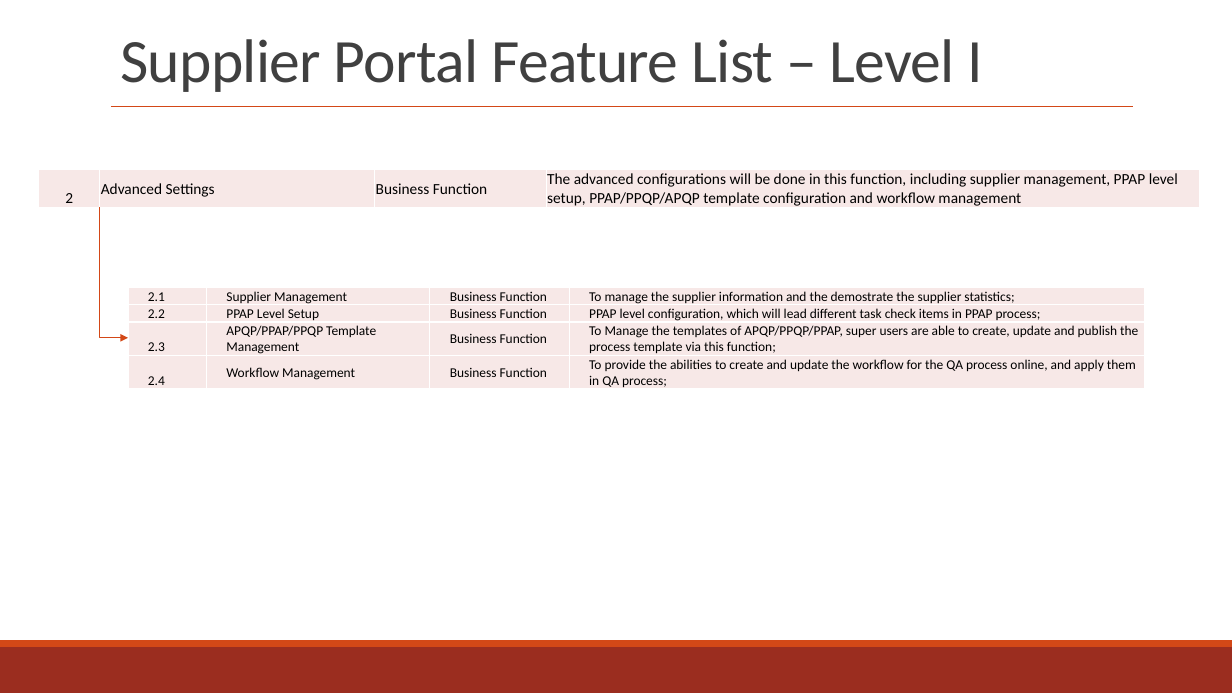
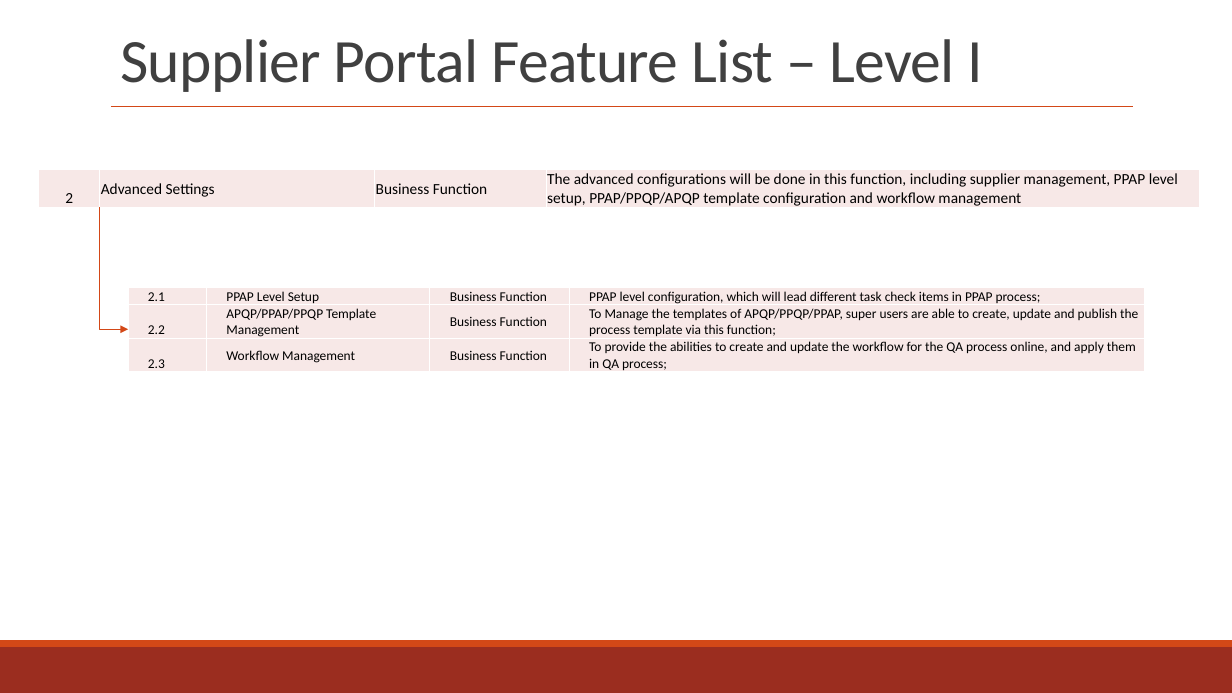
Before and after one commit to zyw9963/YFVE-supplier-portal, a slide deck: slide 3 of projects/YanFeng/02 System Design/User Stories/Flowcharts/Supplier FlowCharts & UX.pptx. Drawn at 1232x693 pixels with LibreOffice and Linux fonts; fonts in the diff are those of the drawing. Boxes give left, top, right and bottom in pixels: in the first picture for what was removed or moved away, otherwise in the second. Text is boxed around its words. In the diff, an @@ line names an element or a change of style, - is before the commit and + after.

```diff
--- a/projects/YanFeng/02 System Design/User Stories/Flowcharts/Supplier FlowCharts & UX.pptx
+++ b/projects/YanFeng/02 System Design/User Stories/Flowcharts/Supplier FlowCharts & UX.pptx
@@ elbow arrow moved from (100, 207) - (128, 338) to (100, 207) - (128, 329) @@
@@ table at bbox=[128, 287, 1145, 375] @@
-row 1: 2.1 | Supplier Management | Business Function | To manage the supplier information and the demostrate the supplier statistics;
-row 2: 2.2 | PPAP Level Setup | Business Function | PPAP level configuration, which will lead different task check items in PPAP process;
-row 3: 2.3 | APQP/PPAP/PPQP Template Management | Business Function | To Manage the templates of APQP/PPQP/PPAP, super users are able to create, update and publish the process template via this function;
-row 4: 2.4 | Workflow Management | Business Function | To provide the abilities to create and update the workflow for the QA process online, and apply them in QA process;
+row 1: 2.1 | PPAP Level Setup | Business Function | PPAP level configuration, which will lead different task check items in PPAP process;
+row 2: 2.2 | APQP/PPAP/PPQP Template Management | Business Function | To Manage the templates of APQP/PPQP/PPAP, super users are able to create, update and publish the process template via this function;
+row 3: 2.3 | Workflow Management | Business Function | To provide the abilities to create and update the workflow for the QA process online, and apply them in QA process;
```
Also in this commit, not shown: 91 other slides changed, 1 slide added, 1 other file.
